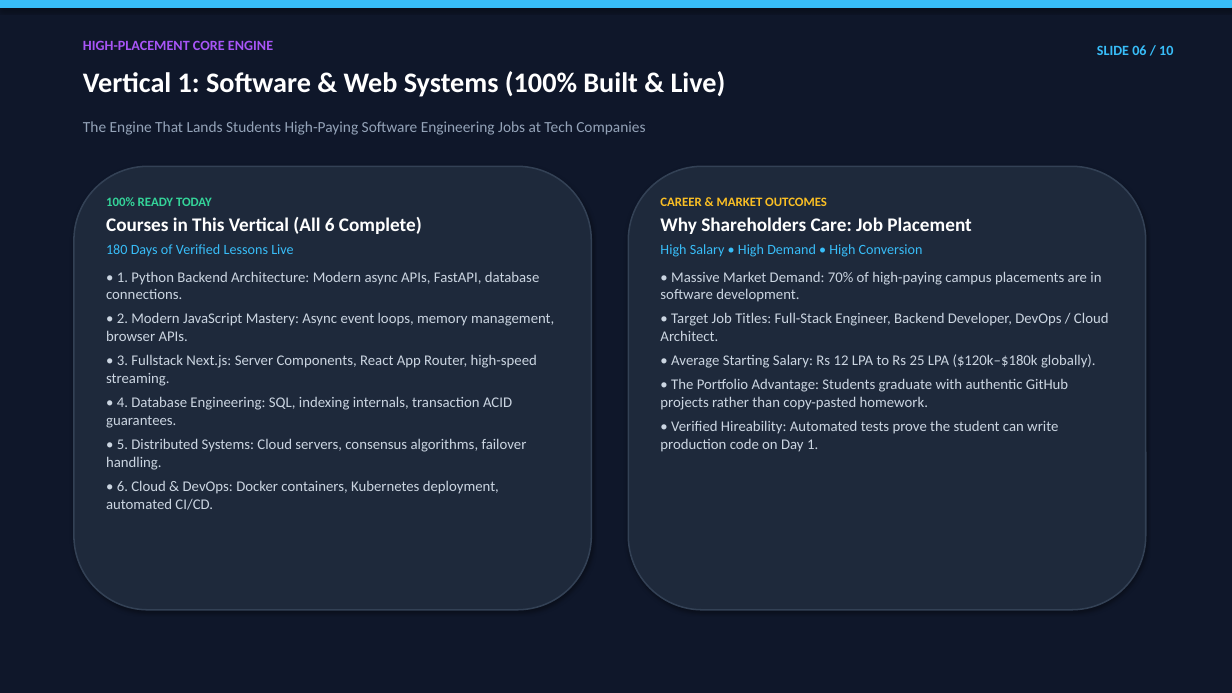
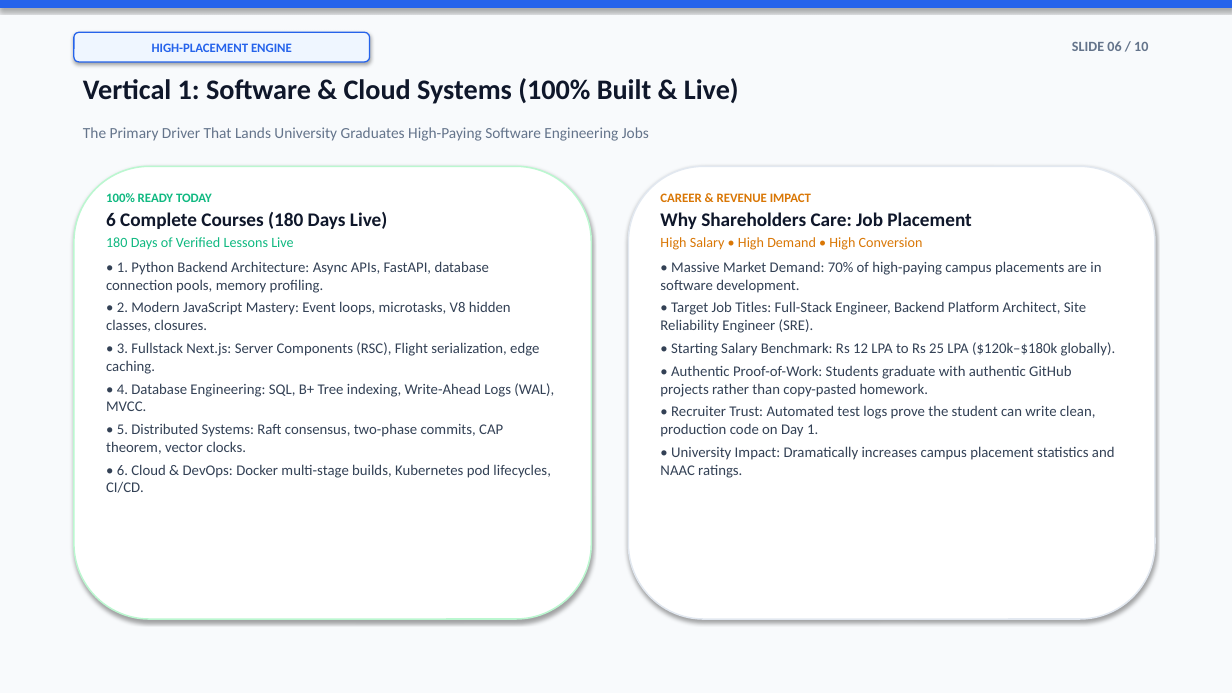
Before and after one commit to Vinay-N-Kashyap/Present-Career-os, a slide deck: slide 6 of docs/PINIT_CURRICULUM_AND_PRODUCT_10_SLIDE_PITCH_DECK.pptx. Drawn at 1232x693 pixels with LibreOffice and Linux fonts; fonts in the diff are those of the drawing. Boxes give left, top, right and bottom in pixels: in the first picture for what was removed or moved away, otherwise in the second. Text is boxed around its words. In the diff, an @@ line names an element or a change of style, - is before the commit and + after.

Commit message:
feat(presentation): redesign pitch deck with executive light theme, big KPI stats, and clean visual cards (TASK-688)

```diff
--- a/docs/PINIT_CURRICULUM_AND_PRODUCT_10_SLIDE_PITCH_DECK.pptx
+++ b/docs/PINIT_CURRICULUM_AND_PRODUCT_10_SLIDE_PITCH_DECK.pptx
@@ rectangle at (0,0,1232,693): fill #0F172A to #F8FAFC; outline #0F172A 0.75 pt to #F8FAFC 0.75 pt @@
@@ rectangle at (0,0,1232,7): fill #38BDF8 to #2563EB; outline #38BDF8 0.75 pt to #2563EB 0.75 pt @@
@@ rounded rectangle "HIGH-PLACEMENT ENGINE": place and size @@
-rounded rectangle "HIGH-PLACEMENT ENGINE" at (83,40,273,50)
+rounded rectangle "HIGH-PLACEMENT ENGINE" at (74,32,370,62)
@@ rounded rectangle "HIGH-PLACEMENT ENGINE" at (74,32,370,62): vertical alignment top to middle; fill none to #EFF6FF; outline none to #2563EB 1 pt; shadow on @@
@@ text in rounded rectangle at (152,43,292,52): text changed; size 11 to 10 pt; text colour #A855F7 to #2563EB @@
-HIGH-PLACEMENT CORE ENGINE
+HIGH-PLACEMENT ENGINE
@@ text "SLIDE 06 / 10": place and size @@
-text "SLIDE 06 / 10" at (1097,45,1173,55)
+text "SLIDE 06 / 10" at (1072,41,1148,51)
@@ text "SLIDE 06 / 10" at (1072,41,1148,51): text colour #38BDF8 to #64748B @@
@@ text at (83,78,739,104): text changed; text colour #FFFFFF to #0F172A @@
-Vertical 1: Software & Web Systems (100% Built & Live)
+Vertical 1: Software & Cloud Systems (100% Built & Live)
@@ text at (83,127,649,141): text changed; text colour #94A3B8 to #64748B @@
-The Engine That Lands Students High-Paying Software Engineering Jobs at Tech Companies
+The Primary Driver That Lands University Graduates High-Paying Software Engineering Jobs
@@ rounded rectangle: place and size @@
-rounded rectangle at (74,166,592,610)
+rounded rectangle at (74,166,592,619)
@@ rounded rectangle at (74,166,592,619): fill #1E293B to #FFFFFF; outline #334155 1.2 pt to #BBF7D0 1.2 pt @@
@@ rounded rectangle: place and size @@
-rounded rectangle at (628,166,1146,610)
+rounded rectangle at (628,166,1155,619)
@@ rounded rectangle at (628,166,1155,619): fill #1E293B to #FFFFFF; outline #334155 1.2 pt to #E2E8F0 1.2 pt @@
@@ text at (106,193,293,250): text colour #34D399 to #10B981 in "100% READY TODAY"; text colour #38BDF8 to #10B981 in "180 Days of Verified Lessons Live"; less space between paragraphs @@
@@ text at (660,193,811,202): text changed; text colour #FBBF24 to #D97706 @@
-CAREER & MARKET OUTCOMES
+CAREER & REVENUE IMPACT
@@ text at (106,212,387,229): text changed; text colour #FFFFFF to #0F172A @@
-Courses in This Vertical (All 6 Complete)
+6 Complete Courses (180 Days Live)
@@ text at (660,212,1101,293): text colour #FFFFFF to #0F172A in "Why Shareholders Care: Job Placement"; text colour #38BDF8 to #D97706 in "High Salary • High Demand • High ..."; text colour #CBD5E1 to #334155 in "• Massive Market Demand: 70% of high-paying ..."; less space between paragraphs @@
@@ text at (106,261,554,493): text changed; text colour #CBD5E1 to #334155 @@
-• 1. Python Backend Architecture: Modern async APIs, FastAPI, database connections.
-• 2. Modern JavaScript Mastery: Async event loops, memory management, browser APIs.
-• 3. Fullstack Next.js: Server Components, React App Router, high-speed streaming.
-• 4. Database Engineering: SQL, indexing internals, transaction ACID guarantees.
-• 5. Distributed Systems: Cloud servers, consensus algorithms, failover handling.
-• 6. Cloud & DevOps: Docker containers, Kubernetes deployment, automated CI/CD.
+• 1. Python Backend Architecture: Async APIs, FastAPI, database connection pools, memory profiling.
+• 2. Modern JavaScript Mastery: Event loops, microtasks, V8 hidden classes, closures.
+• 3. Fullstack Next.js: Server Components (RSC), Flight serialization, edge caching.
+• 4. Database Engineering: SQL, B+ Tree indexing, Write-Ahead Logs (WAL), MVCC.
+• 5. Distributed Systems: Raft consensus, two-phase commits, CAP theorem, vector clocks.
+• 6. Cloud & DevOps: Docker multi-stage builds, Kubernetes pod lifecycles, CI/CD.
@@ text at (660,301,1116,478): text changed; text colour #CBD5E1 to #334155 @@
-• Target Job Titles: Full-Stack Engineer, Backend Developer, DevOps / Cloud Architect.
-• Average Starting Salary: Rs 12 LPA to Rs 25 LPA ($120k–$180k globally).
-• The Portfolio Advantage: Students graduate with authentic GitHub projects rather than copy-pasted homework.
-• Verified Hireability: Automated tests prove the student can write production code on Day 1.
+• Target Job Titles: Full-Stack Engineer, Backend Platform Architect, Site Reliability Engineer (SRE).
+• Starting Salary Benchmark: Rs 12 LPA to Rs 25 LPA ($120k–$180k globally).
+• Authentic Proof-of-Work: Students graduate with authentic GitHub projects rather than copy-pasted homework.
+• Recruiter Trust: Automated test logs prove the student can write clean, production code on Day 1.
+• University Impact: Dramatically increases campus placement statistics and NAAC ratings.
```
Also in this commit, not shown: 9 other slides changed, 1 other file.
